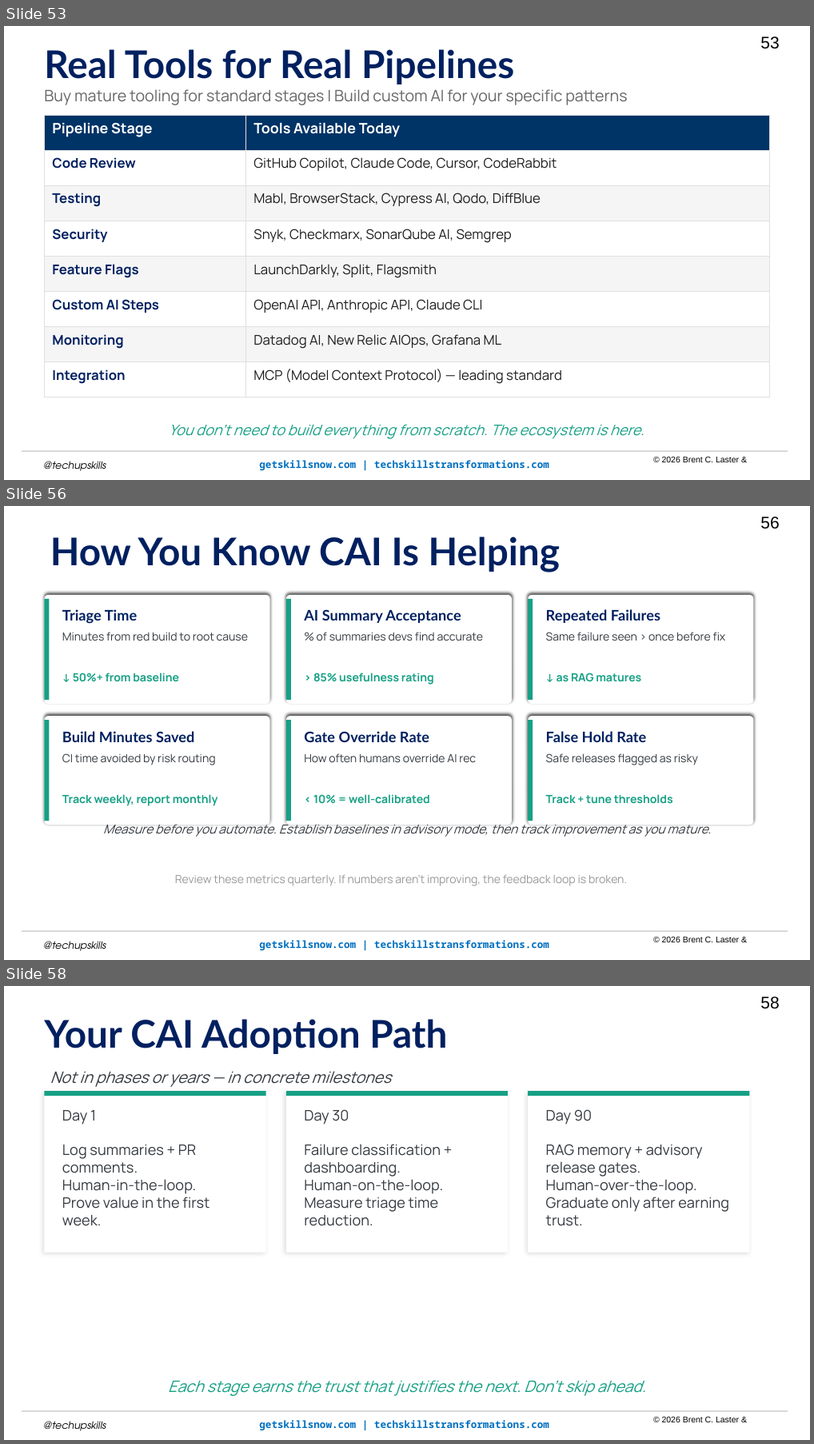
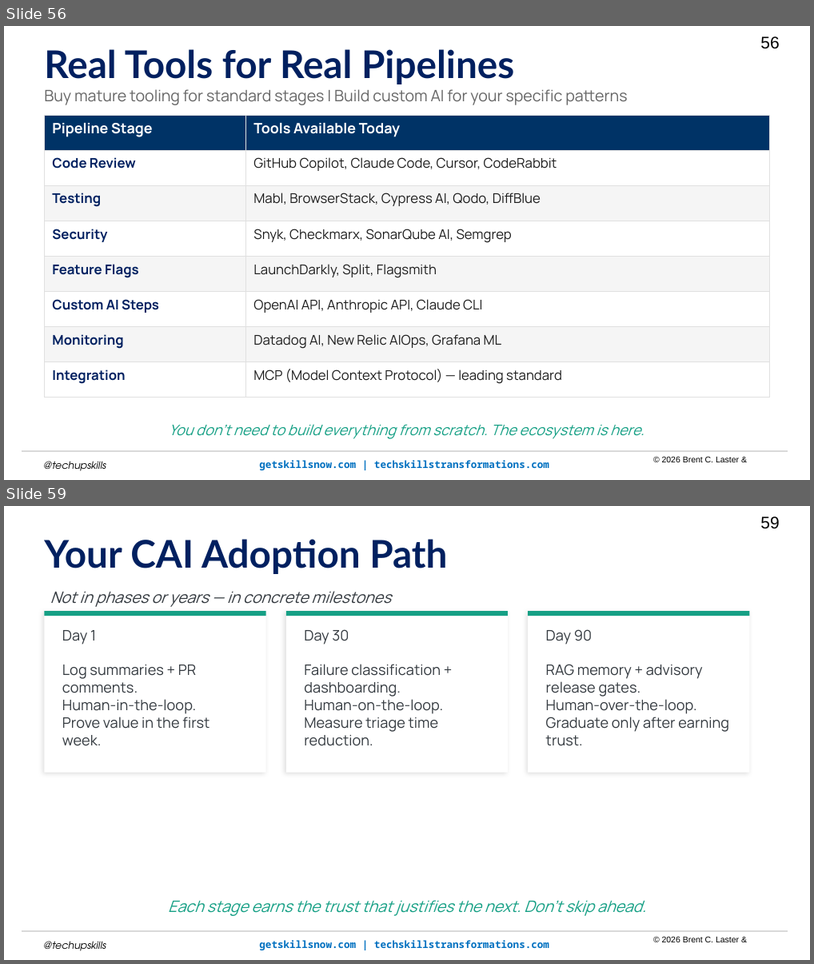
Before and after one commit to brentlaster/arc-of-ai-talks, a slide deck: cai/cicd-cai.pptm. Shown one above the other, each under a label of ours: slides 53, 56 and 58 before the commit, slides 56 and 59 after it; the slides between them are not shown. The pictures are 814x1444 and 814x964 pixels, drawn with LibreOffice and Linux fonts; fonts in the diff are those of the drawing; background and template pictures are left out. Boxes give left, top, right and bottom in pixels: in the first picture for what was removed or moved away, otherwise in the second. Text is boxed around its words. In the diff, an @@ line names an element or a change of style, - is before the commit and + after.

```diff
--- a/cai/cicd-cai.pptm
+++ b/cai/cicd-cai.pptm
@@ slide 56 removed at (x1=4, y1=506, x2=810, y2=960), background picture (left out); not listed: 5 template elements that a slide beside it also shows @@
@@ text removed at (x1=50, y1=536, x2=560, y2=572) @@
-How You Know CAI Is Helping
@@ rounded rectangle removed at (x1=45, y1=595, x2=270, y2=704) @@
@@ rectangle removed at (x1=45, y1=599, x2=50, y2=700) @@
@@ rounded rectangle removed at (x1=286, y1=595, x2=512, y2=704) @@
@@ rectangle removed at (x1=286, y1=599, x2=291, y2=700) @@
@@ rounded rectangle removed at (x1=529, y1=595, x2=754, y2=704) @@
@@ rectangle removed at (x1=529, y1=599, x2=534, y2=700) @@
@@ text removed at (x1=62, y1=609, x2=138, y2=624) @@
-Triage Time
@@ text removed at (x1=304, y1=609, x2=461, y2=623) @@
-AI Summary Acceptance
@@ text removed at (x1=546, y1=609, x2=661, y2=623) @@
-Repeated Failures
@@ text removed at (x1=62, y1=632, x2=248, y2=640) @@
-Minutes from red build to root cause
@@ text removed at (x1=317, y1=632, x2=483, y2=640) @@
-% of summaries devs find accurate
@@ text removed at (x1=546, y1=632, x2=726, y2=640) @@
-Same failure seen > once before fix
@@ text removed at (x1=73, y1=672, x2=179, y2=682) @@
-↓ 50%+ from baseline
@@ text removed at (x1=314, y1=672, x2=434, y2=684) @@
-> 85% usefulness rating
@@ text removed at (x1=557, y1=672, x2=642, y2=682) @@
-↓ as RAG matures
@@ rounded rectangle removed at (x1=45, y1=716, x2=270, y2=825) @@
@@ rectangle removed at (x1=45, y1=720, x2=50, y2=820) @@
@@ rounded rectangle removed at (x1=286, y1=716, x2=512, y2=825) @@
@@ rectangle removed at (x1=286, y1=720, x2=291, y2=820) @@
@@ rounded rectangle removed at (x1=529, y1=716, x2=754, y2=825) @@
@@ rectangle removed at (x1=529, y1=720, x2=534, y2=820) @@
@@ text removed at (x1=62, y1=731, x2=194, y2=742) @@
-Build Minutes Saved
@@ text removed at (x1=304, y1=731, x2=430, y2=742) @@
-Gate Override Rate
@@ text removed at (x1=546, y1=731, x2=646, y2=742) @@
-False Hold Rate
@@ text removed at (x1=62, y1=753, x2=216, y2=765) @@
-CI time avoided by risk routing
@@ text removed at (x1=304, y1=753, x2=476, y2=762) @@
-How often humans override AI rec
@@ text removed at (x1=546, y1=753, x2=698, y2=765) @@
-Safe releases flagged as risky
@@ text removed at (x1=62, y1=794, x2=218, y2=806) @@
-Track weekly, report monthly
@@ text removed at (x1=314, y1=794, x2=430, y2=804) @@
-< 10% = well-calibrated
@@ text removed at (x1=546, y1=794, x2=674, y2=804) @@
-Track + tune thresholds
@@ text removed at (x1=103, y1=821, x2=711, y2=836) @@
-Measure before you automate. Establish baselines in advisory mode, then track improvement as you mature.
@@ text removed at (x1=175, y1=875, x2=627, y2=886) @@
-Review these metrics quarterly. If numbers aren’t improving, the feedback loop is broken.
@@ what was slide 53 is now slide 56 @@
@@ page number at (x1=761, y1=36, x2=779, y2=49): text changed @@
-53
+56
@@ what was slide 58 is now slide 59 @@
@@ page number at (x1=761, y1=516, x2=779, y2=529): text changed @@
-58
+59
```
Also in this commit, not shown: 5 slides changed, 4 slides added, 2 other slides removed, 1 other file.
